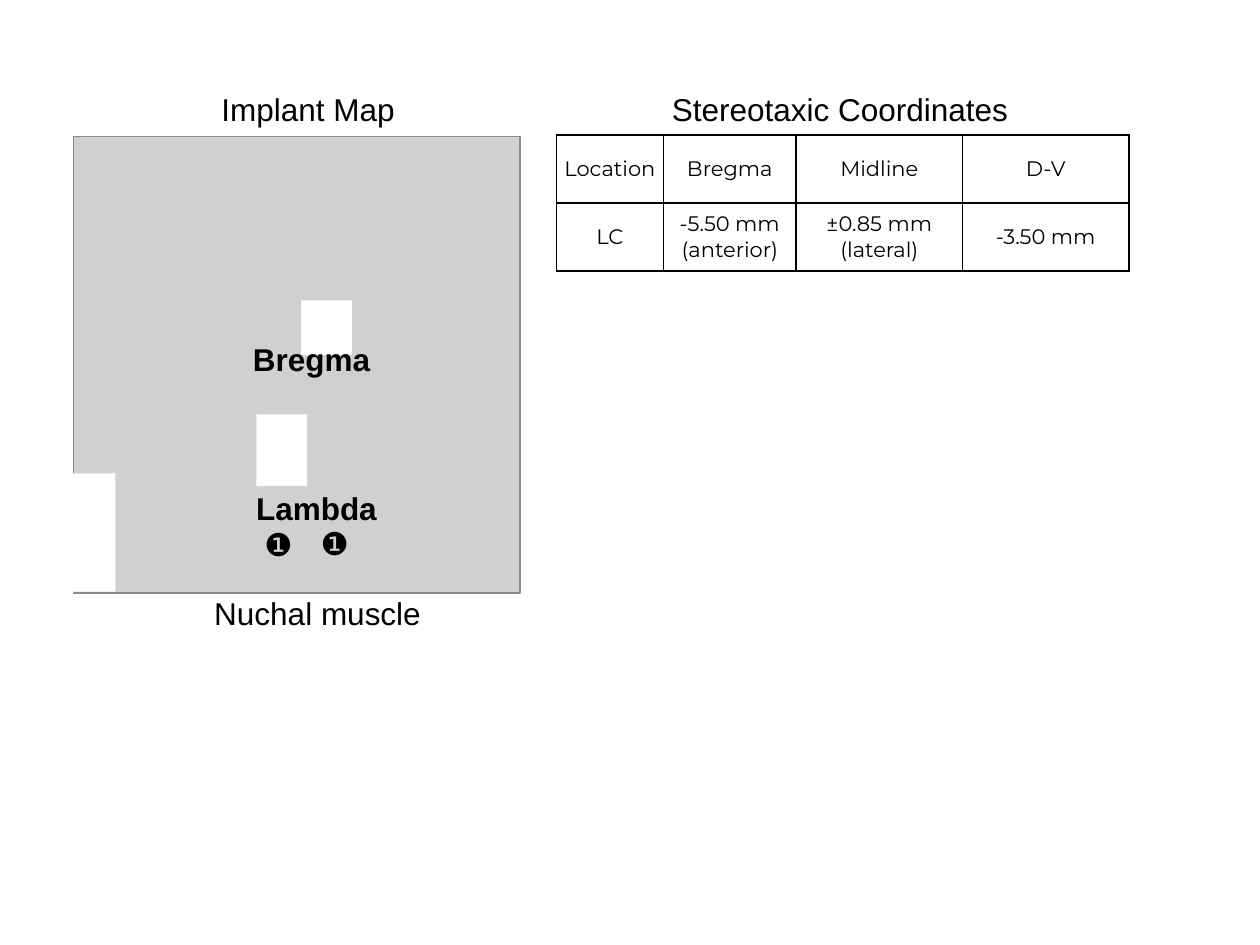
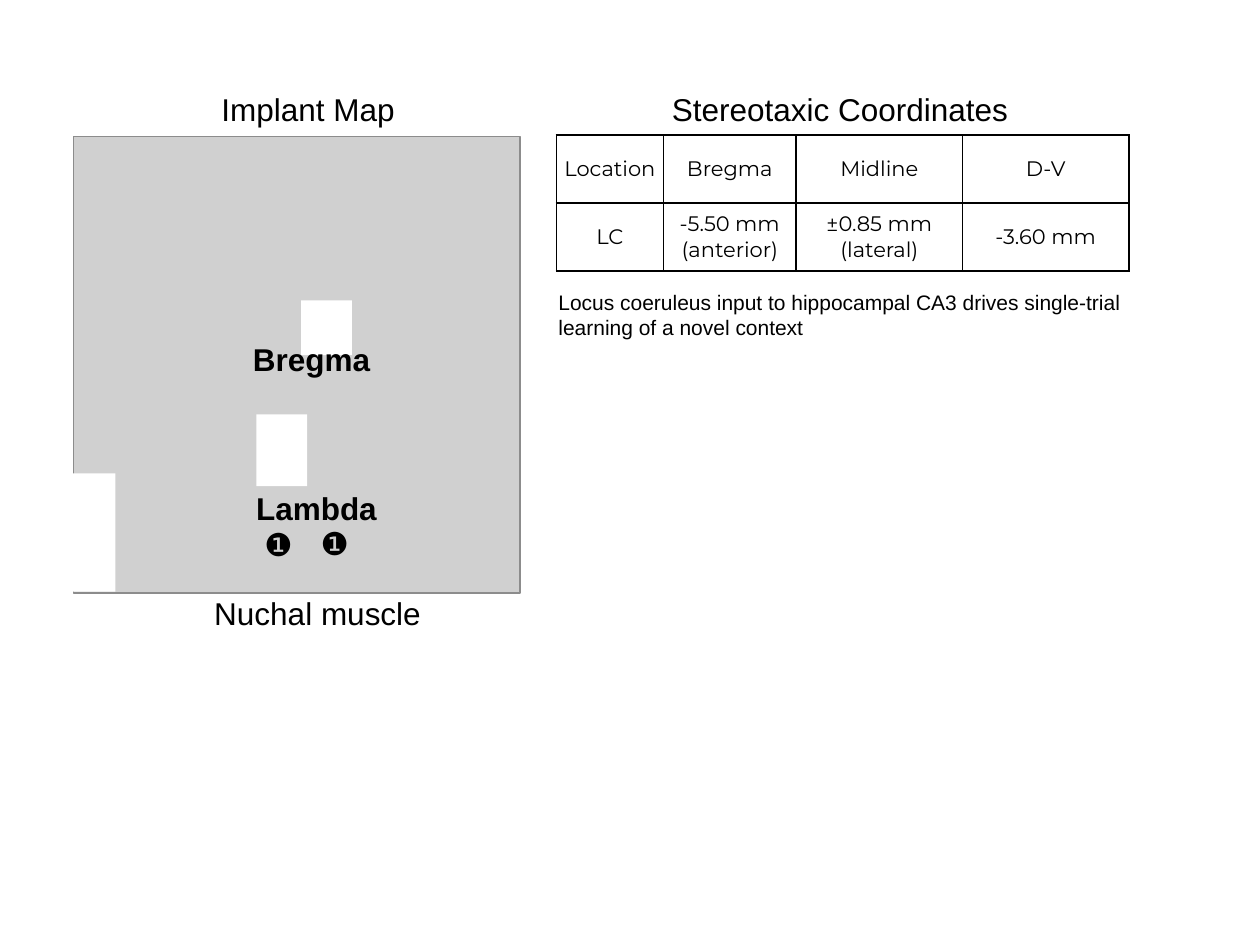
Before and after one commit to korkam/KamLab, a slide deck: slide 1 of _Experiments/_Surgery/_templates/LC-injection.pptx. Drawn at 1260x945 pixels with LibreOffice and Linux fonts; fonts in the diff are those of the drawing; grey boxes stand for pictures. Boxes give left, top, right and bottom in pixels: in the first picture for what was removed or moved away, otherwise in the second. Text is boxed around its words. In the diff, an @@ line names an element or a change of style, - is before the commit and + after.

```diff
--- a/_Experiments/_Surgery/_templates/LC-injection.pptx
+++ b/_Experiments/_Surgery/_templates/LC-injection.pptx
@@ table at [557,135,1129,271] @@
-row 2, column 4: -3.50 mm
+row 2, column 4: -3.60 mm
@@ text added at [558,294,1120,340], 12 pt, text #000000 @@
+Locus coeruleus input to hippocampal CA3 drives single-trial learning of a novel context
```
Also in this commit, not shown: 8 other files.
